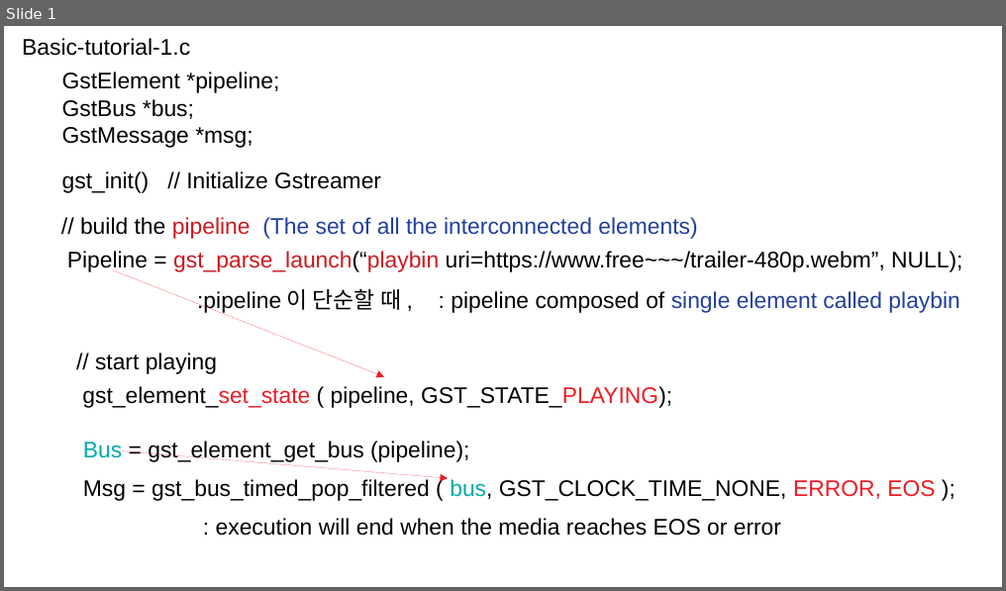
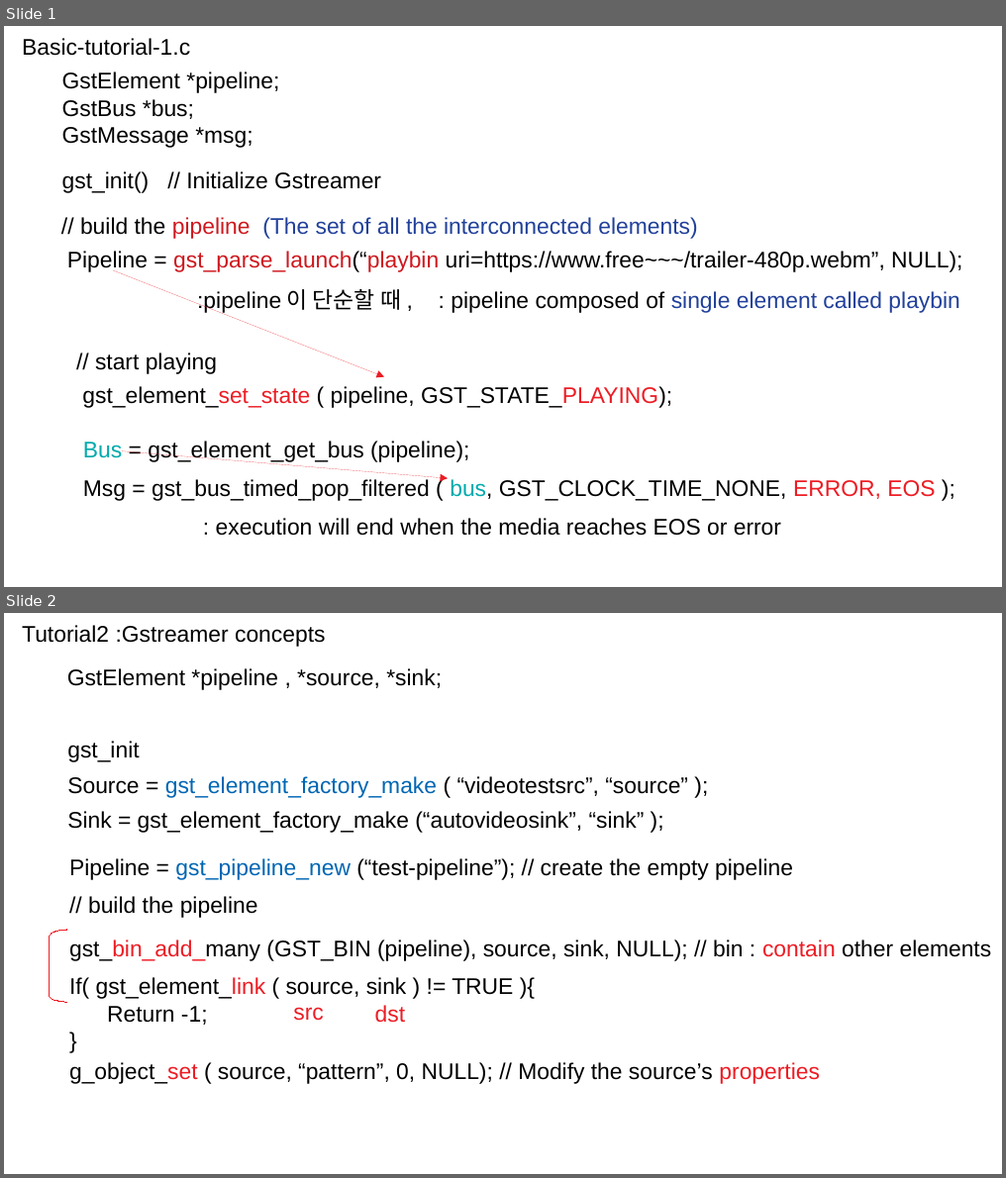
Before and after one commit to twoload/Software, a slide deck: opensource/gstreamer/myReview.odp. Shown one above the other, each under a label of ours: slide 1 before the commit, slides 1 and 2 after it. The pictures are 1006x591 and 1006x1178 pixels, drawn with LibreOffice and Linux fonts; fonts in the diff are those of the drawing. Boxes give left, top, right and bottom in pixels: in the first picture for what was removed or moved away, otherwise in the second. Text is boxed around its words. In the diff, an @@ line names an element or a change of style, - is before the commit and + after.

Commit message:
2nd tutorial

```diff
--- a/opensource/gstreamer/myReview.odp
+++ b/opensource/gstreamer/myReview.odp
@@ slide 2 added at (4,613,1002,1174), background #FFFFFF @@
@@ text added at (22,625,325,647), 18 pt, text #000000 @@
+Tutorial2 :Gstreamer concepts
@@ text added at (67,668,442,690), 18 pt, text #000000 @@
+GstElement *pipeline , *source, *sink;
@@ text added at (67,741,139,762), 18 pt, text #000000 @@
+gst_init
@@ text added at (67,776,688,798), 18 pt, text #000000 @@
+Source = gst_element_factory_make ( “videotestsrc”, “source” );
@@ text added at (67,811,645,833), 18 pt, text #000000 @@
+Sink = gst_element_factory_make (“autovideosink”, “sink” );
@@ text added at (69,859,793,880), 18 pt, text #000000 @@
+Pipeline = gst_pipeline_new (“test-pipeline”); // create the empty pipeline
@@ text added at (88,896,258,918), 18 pt, text #000000 @@
+// build the pipeline
@@ freeform shape added at (50,930,67,1002), outline #ED1C24 0 pt @@
@@ text added at (69,940,992,961), 18 pt, text #000000 @@
+gst_bin_add_many (GST_BIN (pipeline), source, sink, NULL); // bin : contain other elements
@@ text added at (69,977,513,1025), 18 pt, text #000000 @@
+If( gst_element_link ( source, sink ) != TRUE ){
+Return -1;
+}
@@ text added at (293,1007,323,1021), 18 pt, text #ED1C24 @@
+src
@@ text added at (375,1005,405,1023), 18 pt, text #ED1C24 @@
+dst
@@ text added at (69,1062,820,1084), 18 pt, text #000000 @@
+g_object_set ( source, “pattern”, 0, NULL); // Modify the source’s properties
```
Also in this commit, not shown: 1 other slide added, 2 slides removed.
